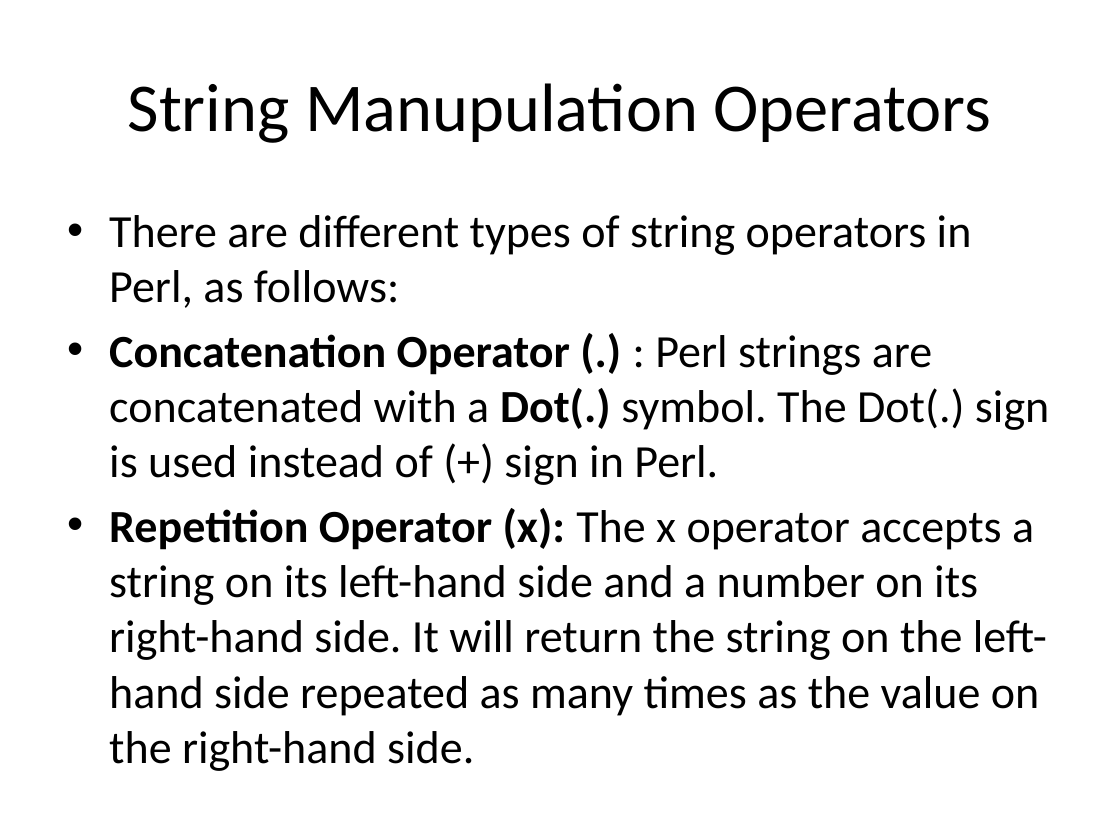
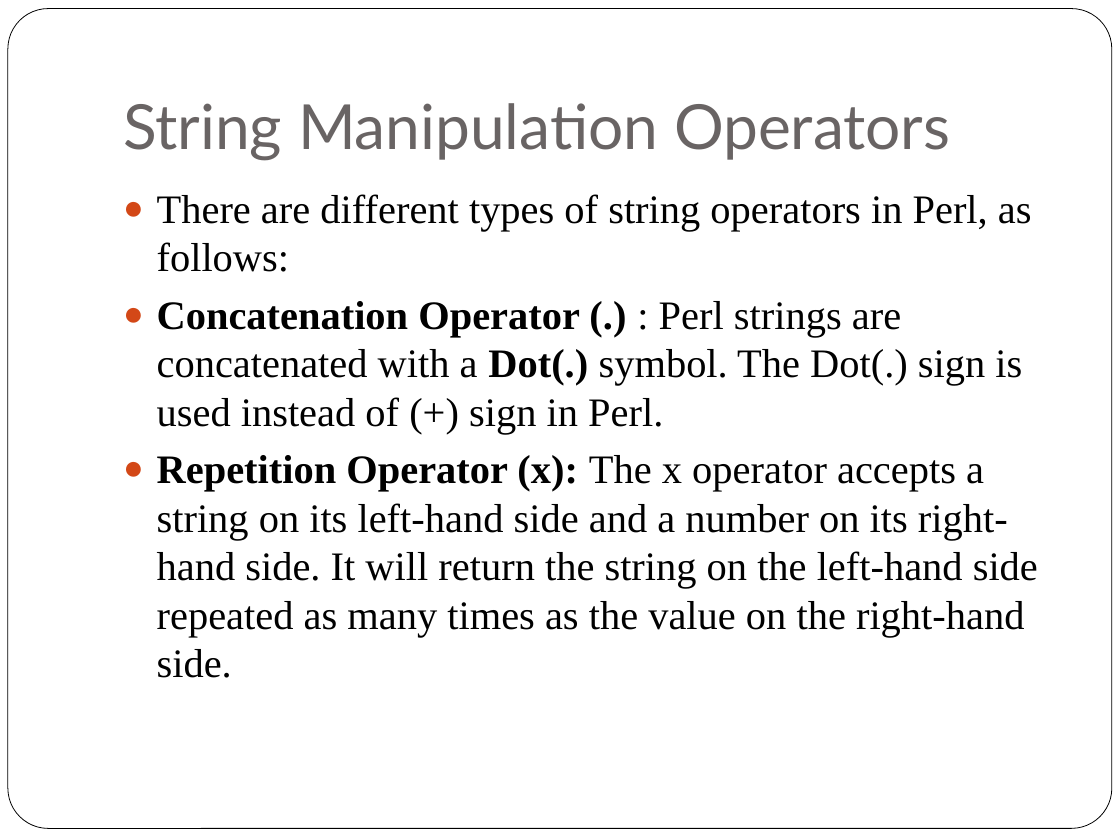
Before and after one commit to srivalli-project/BI_Team_Status, a slide deck: slide 25 of Santhoshi/PerlBasics.pptx (slide 21 before the commit). Drawn at 1120x840 pixels with LibreOffice and Linux fonts; fonts in the diff are those of the drawing. Boxes give left, top, right and bottom in pixels: in the first picture for what was removed or moved away, otherwise in the second. Text is boxed around its words. In the diff, an @@ line names an element or a change of style, - is before the commit and + after.

```diff
--- a/Santhoshi/PerlBasics.pptx
+++ b/Santhoshi/PerlBasics.pptx
@@ rounded rectangle added at [8, 9, 1112, 829], fill #FFFFFF, outline #000000 0.5 pt @@
@@ title "String Manipulation Operators" at [123, 103, 950, 161]: vertical alignment middle to bottom @@
@@ title at [123, 103, 950, 161]: text changed; size 44 to 40 pt; font Calibri to Lato; text colour #000000 to #696464 @@
-String Manupulation Operators
+String Manipulation Operators
@@ text "There are different types of ...": place and size @@
-text "There are different types of ..." at [109, 215, 1049, 771]
+text "There are different types of ..." at [157, 194, 1038, 678]
@@ text "There are different types of ..." at [157, 194, 1038, 678]: size 29.6 to 26 pt, font Calibri to Times New Roman; bullet • to ● @@
```
Also in this commit, not shown: 47 other slides changed, 28 slides added, 3 other files.
